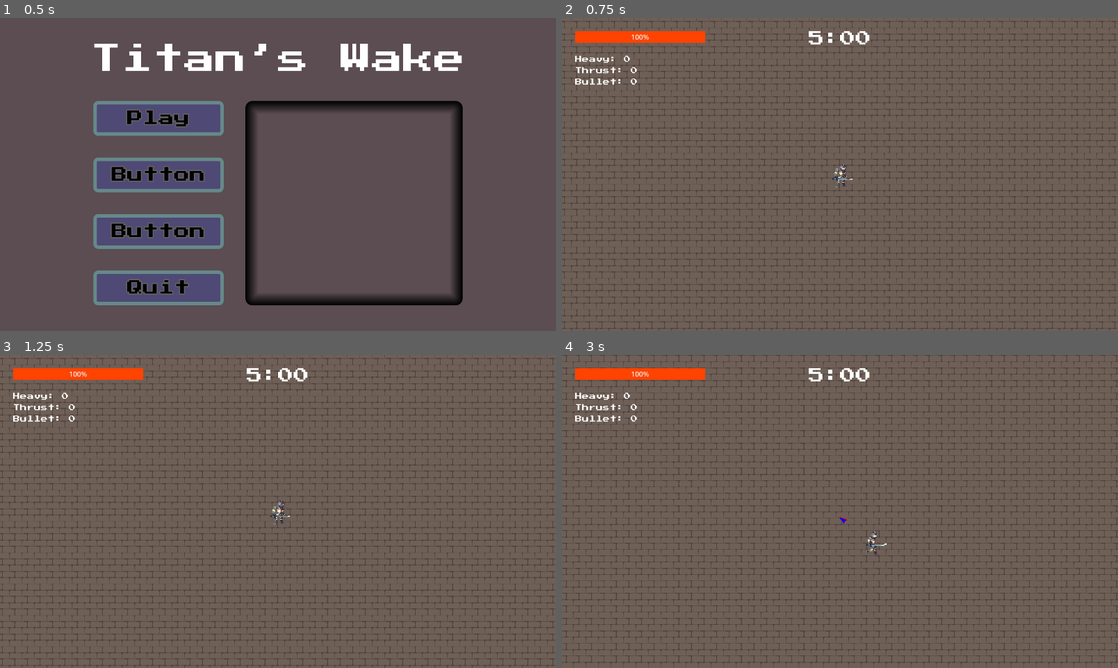
Above: before the commit, frames 1-4 (two rows, left to right).
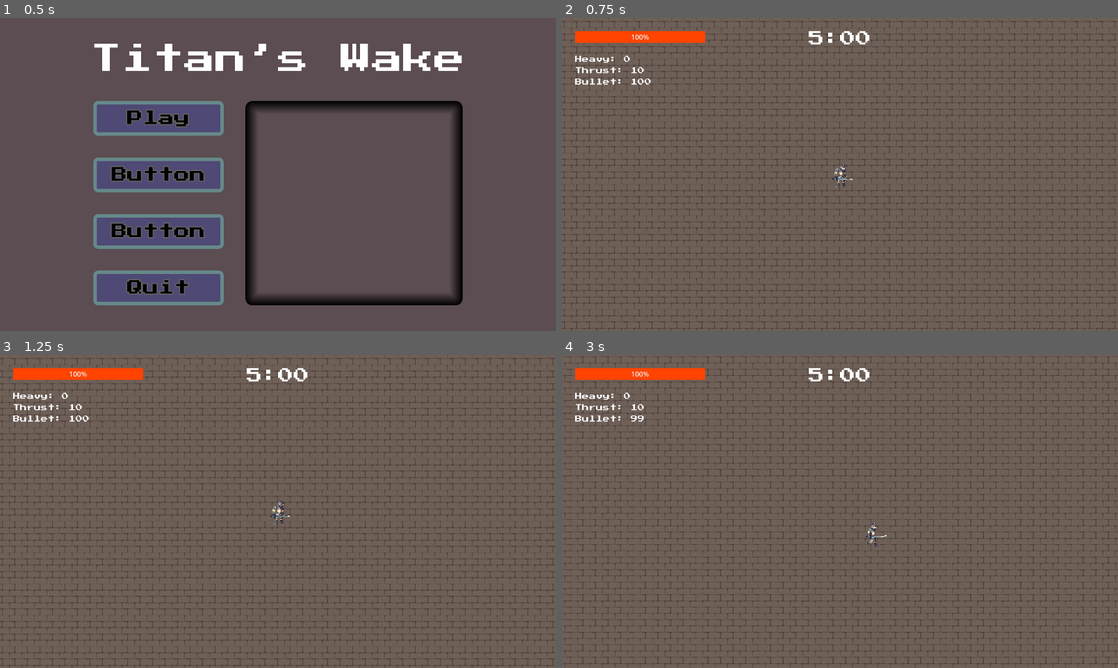
Above: after the commit, the same moments.

Repository: Sai-11011/godot-game-jam
Game: Godot game, scene res://Scenes/start_ui.tscn
The game is run twice, just before and just after one commit, with the same random seed, the same clock (stepped at 60 frames per second) and the same inputs. The engine's default icon, where the game draws it, is replaced by a stand-in: a white triangle on a blue panel in a dark square.
Inputs (mouse positions are in pixels of both pictures, inside the frame that each line leads up to):
- Up to frame 1 (0.5 s): no input
- Up to frame 2 (0.75 s): click "Play" at 0.5 s
- Up to frame 3 (1.25 s): no input
- Up to frame 4 (3 s): tap Enter at 1.25 s; move the mouse to (962, 495) at 1.27 s; hold D (right) 1.28-2.03 s; click (962, 495) at 1.35 s; tap L (bullet, bound only after the commit) at 1.55, 2.1 s; move the mouse to (728, 527) at 2.02 s; hold S (down) 2.03-2.78 s; tap H (heavy, bound only after the commit) at 2.3, 2.85 s; move the mouse to (895, 442) at 2.77 s; hold D (right) from 2.78 s (still down)

Frame 1 is identical in both runs. In frame 2, less than 0.1% of the frame differs, in the area x 12-16%, y 15-22%; in frame 3, less than 0.1%; in frame 4, 14%, in the area x 0-100%, y 0-100%.

Commit message:
all attacks now working.

Diff:
--- /dev/null
+++ b/Scenes/bullet.tscn
@@ -0,0 +1,22 @@
+[gd_scene format=3 uid="uid://bbmy6821audd1"]
+
+[ext_resource type="Script" uid="uid://dq28t0hg3qn5" path="res://Scripts/bullet.gd" id="1_xjght"]
+
+[sub_resource type="CircleShape2D" id="CircleShape2D_oduel"]
+radius = 5.0
+
+[sub_resource type="SphereMesh" id="SphereMesh_ycag2"]
+radius = 5.0
+height = 10.0
+
+[node name="Bullet" type="Area2D" unique_id=2056501857]
+script = ExtResource("1_xjght")
+
+[node name="CollisionShape2D" type="CollisionShape2D" parent="." unique_id=56855540]
+shape = SubResource("CircleShape2D_oduel")
+
+[node name="MeshInstance2D" type="MeshInstance2D" parent="." unique_id=475020638]
+modulate = Color(0, 1, 0, 1)
+mesh = SubResource("SphereMesh_ycag2")
+
+[connection signal="body_entered" from="." to="." method="_on_body_entered"]
--- a/Scenes/player.tscn
+++ b/Scenes/player.tscn
@@ -217,6 +217,33 @@
 "name": &"walk_up",
 "speed": 5.0
 }]
+
+[sub_resource type="CapsuleShape2D" id="CapsuleShape2D_x3wgy"]
+
+[sub_resource type="Gradient" id="Gradient_x3wgy"]
+colors = PackedColorArray(0.9647059, 0.18039216, 0, 0.50980395, 1, 0, 0, 0)
+
+[sub_resource type="GradientTexture1D" id="GradientTexture1D_3smsa"]
+gradient = SubResource("Gradient_x3wgy")
+
+[sub_resource type="Curve" id="Curve_x3wgy"]
+_data = [Vector2(0, 0), 0.0, 0.0, 0, 0, Vector2(1, 1), 0.0, 0.0, 0, 0]
+point_count = 2
+
+[sub_resource type="CurveTexture" id="CurveTexture_3smsa"]
+curve = SubResource("Curve_x3wgy")
+
+[sub_resource type="ParticleProcessMaterial" id="ParticleProcessMaterial_8erm5"]
+particle_flag_disable_z = true
+emission_shape = 1
+emission_sphere_radius = 15.0
+angular_velocity_min = -90.000015
+angular_velocity_max = 89.999985
+gravity = Vector3(0, -98, 0)
+scale_min = 3.0
+scale_max = 5.0
+scale_curve = SubResource("CurveTexture_3smsa")
+color_ramp = SubResource("GradientTexture1D_3smsa")
 
 [node name="Player" type="CharacterBody2D" unique_id=1455887580]
 y_sort_enabled = true
@@ -243,7 +270,7 @@
 [node name="PlayerAnimation" type="AnimatedSprite2D" parent="." unique_id=844829674]
 position = Vector2(-1, 12)
 sprite_frames = SubResource("SpriteFrames_f1ek2")
-animation = &"walk_down"
+animation = &"idle_right"
 autoplay = "idle_right"
 offset = Vector2(3, -12)
 
@@ -263,3 +290,18 @@
 polygon = PackedVector2Array(44, -3, 46, 0, 44, 3, 55, 0)
 
 [node name="HUD" parent="." unique_id=130902195 instance=ExtResource("4_vgqql")]
+
+[node name="ThrustHitbox" type="Area2D" parent="." unique_id=2076225368]
+monitoring = false
+
+[node name="CollisionShape2D" type="CollisionShape2D" parent="ThrustHitbox" unique_id=1332630398]
+shape = SubResource("CapsuleShape2D_x3wgy")
+
+[node name="HeavyBuffParticles" type="GPUParticles2D" parent="." unique_id=54943065]
+position = Vector2(0, 16)
+emitting = false
+amount = 30
+sub_emitter = NodePath(".")
+process_material = SubResource("ParticleProcessMaterial_8erm5")
+
+[connection signal="body_entered" from="ThrustHitbox" to="." method="_on_thrust_hit_box_body_entered"]
--- a/Scenes/shard_spawner.tscn
+++ b/Scenes/shard_spawner.tscn
@@ -6,4 +6,3 @@
 script = ExtResource("1_wird5")
 
 [node name="SpawnTimer" type="Timer" parent="." unique_id=484002595]
-autostart = true
--- a/Scenes/slash.tscn
+++ b/Scenes/slash.tscn
@@ -16,3 +16,6 @@
 [node name="Timer" type="Timer" parent="." unique_id=1745272830]
 wait_time = 0.15
 autostart = true
+
+[connection signal="body_entered" from="." to="." method="_on_body_entered"]
+[connection signal="timeout" from="Timer" to="." method="_on_timer_timeout"]
--- /dev/null
+++ b/Scripts/bullet.gd
@@ -0,0 +1,46 @@
+extends Area2D
+
+var target_pos: Vector2
+var explosion_radius: float = 100.0 # How wide the spread damage is
+var damage: float = 50
+var speed: float = 700.0
+
+func _ready():
+	scale = Vector2(0.3, 0.3) #small to big
+	var pulse_tween = create_tween().set_loops()
+	pulse_tween.tween_property(self, "scale", Vector2(1.2, 1.2), 0.2).set_trans(Tween.TRANS_SINE)
+	pulse_tween.tween_property(self, "scale", Vector2(1.0, 1.0), 0.2).set_trans(Tween.TRANS_SINE)
+	var tween = create_tween()
+	tween.tween_interval(0.5)
+
+	# CALCULATE TRAVEL TIME (Distance divided by Speed)
+	var travel_time = global_position.distance_to(target_pos) / speed
+
+	tween.tween_property(self, "global_position", target_pos, travel_time).set_trans(Tween.TRANS_LINEAR)
+	tween.tween_callback(explode)
+
+func _on_body_entered(body: Node2D):
+	if body.is_in_group("Enemy"):
+		explode()
+
+func explode():
+	set_deferred("monitoring", false)
+
+	var tween = create_tween()
+	tween.tween_property(self, "scale", Vector2(3.0, 3.0), 0.2)
+	tween.tween_property(self, "modulate:a", 0.0, 0.2)
+	tween.tween_callback(queue_free)
+
+	# SPREAD DAMAGE & KNOCKBACK MATH
+	var enemies = get_tree().get_nodes_in_group("Enemy")
+	for enemy in enemies:
+		if global_position.distance_to(enemy.global_position) <= explosion_radius:
+
+			# Check for the correct function name!
+			if enemy.has_method("take_damage"):
+				if PlayerData.heavy_is_active :
+					enemy.take_damage(damage*5)
+				else:
+					enemy.take_damage(damage)
+				# Apply your global knockback
+				PlayerData.apply_knockback(enemy, global_position, "bullet")
--- a/Scripts/enemy_spawner.gd
+++ b/Scripts/enemy_spawner.gd
@@ -3,26 +3,25 @@
 @onready var slime_scene: PackedScene = load(Global.SCENES.slime)
 @export var player: CharacterBody2D
 
-const SPAWN_RADIUS: float = 300.0
+const SPAWN_RADIUS: float = 400.0
 
 func _ready():
 	$EnemySpawnTimer.timeout.connect(_on_enemy_spawn_timer_timeout)
 
 func _on_enemy_spawn_timer_timeout():
+	spawn_slime()
+
+func spawn_slime():
 	if slime_scene == null or player == null:
 		push_error("Slime Scene or Player is missing in the Inspector!")
 		return
 
 	var new_slime = slime_scene.instantiate()
-
-	# Randomize the Slime Color Preference
 	var available_colors = ["red", "blue", "green"]
 	var chosen_color = available_colors[randi() % available_colors.size()]
 
-	# Assign the color to the variable we made in slime.gd
 	new_slime.slime_color = chosen_color
 
-	# Calculate a Random Position around the Player (The "Donut" math)
 	var random_angle = randf_range(0.0, TAU)
 	var spawn_offset = Vector2.RIGHT.rotated(random_angle) * SPAWN_RADIUS
 
--- a/Scripts/global.gd
+++ b/Scripts/global.gd
@@ -8,23 +8,24 @@
 	"shards":"uid://c2ibw0tgue5r6",
 	"shard_spawner":"uid://lpy8gwja1wd3",
 	"slime":"uid://rgk1e6hvv0pp",
-	"slash":"uid://u1prav8aslt0"
+	"slash":"uid://u1prav8aslt0",
+	"bullet":"uid://bbmy6821audd1"
 }
 
 # ENEMY DATA
 var  enemies_data := {
 	"slime":{
-		"speed" : 240,
+		"speed" : 130,
 		"damage" : 0,
-		"base_health" : 20
+		"base_health" : 30
 	},
 	"eye":{
-		"speed" : 220,
+		"speed" : 100,
 		"damage" : 30,
 		"base_health" : 60
 	},
 	"sheild":{
-		"speed" : 120,
+		"speed" : 80,
 		"damage" : 10,
 		"base_health" : 150
 	},
--- a/Scripts/player.gd
+++ b/Scripts/player.gd
@@ -4,14 +4,18 @@
 @onready var blue_pointer = $Compass/Blue
 @onready var green_pointer = $Compass/Green
 @onready var sprite = $PlayerAnimation
+@onready var thrust_hitbox = $ThrustHitbox
+@onready var heavy_particles =  $HeavyBuffParticles
 #STATS
 var attack_stats := PlayerData.attack_stats
 var acceleration = 800
 var friction = 900
 var can_attack: bool = true
+var can_heavy_attack: bool = true
 var facing_dir: String = "right"
 #SCENES
 var slash_scene: PackedScene = load(Global.SCENES.slash)
+var bullet_scene: PackedScene = load(Global.SCENES.bullet)
 
 func _physics_process(delta: float) -> void:
 	# MOVEMENT LOGIC
@@ -42,6 +46,12 @@
 
 	if Input.is_action_just_pressed("attack"):
 		perform_base_attack()
+	if Input.is_action_just_pressed("thrust"):
+		perform_thrust_attack()
+	if Input.is_action_just_pressed("bullet"):
+		perform_bullet_attack()
+	if Input.is_action_just_pressed("heavy"): # Make sure to map "heavy" in your Input Map!
+		perform_heavy_attack()
 
 # UI ARROWS
 func update_compass(pointer: Polygon2D, target_color: String):
@@ -92,6 +102,147 @@
 	await get_tree().create_timer(cooldown_time).timeout
 	can_attack = true
 
+func perform_thrust_attack():
+	if not can_attack or PlayerData.attacks["blue"] <= 0:
+		return
+
+	can_attack = false
+	PlayerData.attacks["blue"] -= 1
+
+	var thrust_stats = PlayerData.attack_stats.thrust
+	var thrust_range = thrust_stats["range"]
+	var attack_duration = thrust_stats["attack_time"]
+	var cooldown_time = thrust_stats["cooldown"]
+
+	# Get the direction with the most enemies!
+	var dash_dir = get_best_thrust_direction(thrust_range)
+
+	if dash_dir == Vector2.ZERO:
+		if facing_dir == "right": dash_dir = Vector2.RIGHT
+		elif facing_dir == "left": dash_dir = Vector2.LEFT
+		elif facing_dir == "up": dash_dir = Vector2.UP
+		elif facing_dir == "down": dash_dir = Vector2.DOWN
+	var target_pos = global_position + (dash_dir * thrust_range)
+	var tween = create_tween()
+	tween.tween_property(self, "global_position", target_pos, attack_duration).set_trans(Tween.TRANS_QUAD).set_ease(Tween.EASE_OUT)
+
+	var hit_radius = 40.0
+	var enemies = get_tree().get_nodes_in_group("Enemy")
+
+	for enemy in enemies:
+		# This Godot math function draws a perfect, unbroken line from start to finish
+		var closest_point = Geometry2D.get_closest_point_to_segment(enemy.global_position, global_position, target_pos)
+
+		if closest_point.distance_to(enemy.global_position) <= hit_radius:
+			if enemy.has_method("take_damage"):
+				enemy.take_damage(PlayerData.current_damage)
+				PlayerData.apply_knockback(enemy, global_position, "thrust")
+
+	# GHOST TRAIL LOGIC
+	while tween.is_running():
+		spawn_ghost_trail()
+		await get_tree().create_timer(0.03).timeout
+
+	# RESTORE ATTACK ABILITY AFTER COOLDOWN
+	await get_tree().create_timer(cooldown_time).timeout
+	can_attack = true
+
+func perform_bullet_attack():
+	if not can_attack or bullet_scene == null or PlayerData.attacks["green"] <= 0:
+		return
+
+	can_attack = false
+	PlayerData.attacks["green"] -= 1
+
+	var bullet_stats = PlayerData.attack_stats.bullet
+	var bullet_range = bullet_stats["range"]
+	var cooldown_time = bullet_stats["cooldown"]
+
+	var target_pos = get_best_bullet_target_pos(bullet_range)
+
+	# Spawn the bullet
+	var bullet = bullet_scene.instantiate()
+	var spawn_offset = Vector2.ZERO
+	if facing_dir == "right": spawn_offset = Vector2.RIGHT * 20.0
+	elif facing_dir == "left": spawn_offset = Vector2.LEFT * 20.0
+	elif facing_dir == "up": spawn_offset = Vector2.UP * 20.0
+	elif facing_dir == "down": spawn_offset = Vector2.DOWN * 20.0
+
+	bullet.global_position = global_position + spawn_offset
+	bullet.target_pos = target_pos
+
+	get_tree().current_scene.add_child(bullet)
+
+	# Start the cooldown
+	await get_tree().create_timer(cooldown_time).timeout
+	can_attack = true
+
+func perform_heavy_attack():
+	if not can_heavy_attack or PlayerData.attacks["red"] <= 0:
+		return
+
+	can_heavy_attack = false
+	PlayerData.attacks["red"] -= 1
+
+	var buff_duration = PlayerData.attack_stats["high"]["attack_time"]
+	var cooldown_time = PlayerData.attack_stats["high"]["cooldown"]
+
+	# 1. TURN ON THE POWER UP
+	heavy_particles.emitting = true
+	PlayerData.current_damage *= 5.0 # DOUBLE DAMAGE!
+	sprite.modulate = Color(1.5, 0.5, 0.5)
+	PlayerData.heavy_is_active = true
+
+	# 2. WAIT FOR BUFF TO END (You can still use other attacks during this time!)
+	await get_tree().create_timer(buff_duration).timeout
+
+	# 3. TURN OFF THE POWER UP
+	heavy_particles.emitting = false
+	sprite.modulate = Color.WHITE
+
+	# Safely reset damage based on your current shards
+	PlayerData.apply_stats()
+	PlayerData.heavy_is_active = false
+	# 4. START COOLDOWN
+	await get_tree().create_timer(cooldown_time).timeout
+	can_heavy_attack = true
+
+# AUTO TARGETS FORM HERE
+func get_best_thrust_direction(attack_range: float) -> Vector2:
+	var enemies = get_tree().get_nodes_in_group("Enemy")
+	var enemies_in_range = []
+	# 1. Gather all enemies close enough to hit
+	for enemy in enemies:
+		if global_position.distance_to(enemy.global_position) <= attack_range:
+			enemies_in_range.append(enemy)
+	if enemies_in_range.is_empty():
+		return Vector2.ZERO
+	# 2. The 8 possible dash directions
+	var directions_to_check = [
+		Vector2.UP, Vector2.DOWN, Vector2.LEFT, Vector2.RIGHT,
+		Vector2(1, 1).normalized(), Vector2(1, -1).normalized(),
+		Vector2(-1, 1).normalized(), Vector2(-1, -1).normalized()
+	]
+	var best_dir = Vector2.ZERO
+	var max_hit_count = -1
+	# 3. Score each direction to see which catches the most enemies
+	for dir in directions_to_check:
+		var current_hit_count = 0
+
+		for enemy in enemies_in_range:
+			var dir_to_enemy = global_position.direction_to(enemy.global_position)
+
+			# The dot product checks if the enemy is roughly in front of this direction
+			# > 0.8 means they are inside a narrow line/cone in that direction
+			if dir.dot(dir_to_enemy) > 0.8:
+				current_hit_count += 1
+
+		if current_hit_count > max_hit_count:
+			max_hit_count = current_hit_count
+			best_dir = dir
+
+	return best_dir
+
 func get_closest_enemy(attack_range: float) -> Node2D:
 	var enemies = get_tree().get_nodes_in_group("Enemy")
 	var closest_enemy = null
@@ -104,3 +255,66 @@
 			closest_enemy = enemy
 
 	return closest_enemy
+
+func get_best_bullet_target_pos(attack_range: float) -> Vector2:
+	var enemies = get_tree().get_nodes_in_group("Enemy")
+	var enemies_in_range = []
+
+	# Calculate the exact world boundaries of the player's screen
+	var screen_rect = get_viewport_rect()
+	var transform_inv = get_canvas_transform().affine_inverse()
+	var top_left = transform_inv * screen_rect.position
+	var bottom_right = transform_inv * (screen_rect.position + screen_rect.size)
+	var camera_rect = Rect2(top_left, bottom_right - top_left)
+
+	# 1. Gather all enemies close enough to shoot AND currently visible on screen
+	for enemy in enemies:
+		if global_position.distance_to(enemy.global_position) <= attack_range:
+			# Only add them if they are inside the camera rectangle!
+			if camera_rect.has_point(enemy.global_position):
+				enemies_in_range.append(enemy)
+
+	# 2. If nobody is around, just shoot straight ahead to our max range!
+	if enemies_in_range.is_empty():
+		var default_dir = Vector2.ZERO
+		if facing_dir == "right": default_dir = Vector2.RIGHT
+		elif facing_dir == "left": default_dir = Vector2.LEFT
+		elif facing_dir == "up": default_dir = Vector2.UP
+		elif facing_dir == "down": default_dir = Vector2.DOWN
+		return global_position + (default_dir * attack_range)
+
+	# 3. Score each enemy based on how many friends are near them
+	var best_target_pos = enemies_in_range[0].global_position
+	var max_cluster_size = -1
+	var explosion_radius = 100.0
+
+	for potential_target in enemies_in_range:
+		var cluster_size = 0
+
+		for other_enemy in enemies_in_range:
+			if potential_target.global_position.distance_to(other_enemy.global_position) <= explosion_radius:
+				cluster_size += 1
+
+		if cluster_size > max_cluster_size:
+			max_cluster_size = cluster_size
+			best_target_pos = potential_target.global_position
+
+	return best_target_pos
+# effects
+func spawn_ghost_trail():
+	var ghost = Sprite2D.new()
+	# Grab the exact frame of animation the player is currently in
+	ghost.texture = sprite.sprite_frames.get_frame_texture(sprite.animation, sprite.frame)
+	ghost.global_position = global_position
+
+	get_tree().current_scene.add_child(ghost)
+
+	ghost.modulate = Color(0.695, 0.719, 1.0, 0.78)
+	var tween = create_tween()
+	tween.tween_property(ghost, "modulate:a", 0.0, 0.4)
+	tween.tween_callback(ghost.queue_free)
+
+func _on_thrust_hit_box_body_entered(body: Node2D) -> void:
+	if body.is_in_group("Enemy"):
+		if body.has_method("take_damage"):
+			body.take_damage(PlayerData.current_damage)
--- a/Scripts/player_data.gd
+++ b/Scripts/player_data.gd
@@ -7,11 +7,18 @@
 	"green": 0,
 	"top": 0
 }
+# KNOCKBACK FORCE
+var knockback_forces := {
+	"slash": 300.0,
+	"thrust": 800.0,
+	"bullet": 900.0
+}
+
 # ATTACK INVENTORY
 var attacks := {
 	"red":0,
-	"blue":0,
-	"green":0
+	"blue":10,
+	"green":100
 }
 
 var attack_stats := {
@@ -42,8 +49,9 @@
 var current_health: int = 100
 var base_damage: float = 20.0
 var current_damage: float = 20.0
-var base_speed: float = 250.0
-var current_speed: float = 250.0
+var base_speed: float = 150.0
+var current_speed: float = 150.0
+var heavy_is_active :bool = false
 
 # SHARD CAPS & MULTIPLIERS
 const MAX_SPEED_BONUS: float = 1 # +100% max
@@ -89,3 +97,14 @@
 func increase_enemy_difficulty():
 	enemy_stat_multiplier += 0.05
 	print("Difficulty Increased! Multiplier is now: ", enemy_stat_multiplier)
+
+func apply_knockback(enemy: Node2D, source_pos: Vector2, attack_type: String):
+	# Make sure the enemy actually has the knockback function
+	if enemy.has_method("receive_knockback"):
+		var force = knockback_forces.get(attack_type, 0.0)
+		var push_dir = source_pos.direction_to(enemy.global_position)
+		if push_dir == Vector2.ZERO:
+			push_dir = Vector2.RIGHT.rotated(randf() * TAU)
+		var knockback_vector = push_dir * force
+
+		enemy.receive_knockback(knockback_vector)
--- a/Scripts/shards.gd
+++ b/Scripts/shards.gd
@@ -14,7 +14,7 @@
 	elif shard_type == "green":
 		visual_rect.color = Color.GREEN
 
-	Global.apply_levitation(visual_rect, 8.0, 1.2)
+	Global.apply_levitation(visual_rect, 12.0, 1.0)
 
 func _on_body_entered(body: Node2D):
 	if is_claimed:
@@ -23,6 +23,7 @@
 	if body.name == "Player":
 		is_claimed = true # Lock it!
 		PlayerData.collect_shard(shard_type)
+		PlayerData.apply_stats()
 		queue_free()
 
 	elif body.is_in_group("slime"):
--- a/Scripts/slash.gd
+++ b/Scripts/slash.gd
@@ -1,10 +1,6 @@
 extends Area2D
 
 var speed: float = 600.0
-
-func _ready():
-	$Timer.timeout.connect(_on_timer_timeout)
-	body_entered.connect(_on_body_entered)
 
 func _physics_process(delta: float):
 	var forward_direction = Vector2.RIGHT.rotated(rotation)
@@ -14,7 +10,11 @@
 	queue_free()
 
 func _on_body_entered(body: Node2D):
-	# Check if the thing we hit is an enemy
 	if body.is_in_group("Enemy"):
 		if body.has_method("take_damage"):
 			body.take_damage(PlayerData.current_damage)
+
+			# Grab the exact forward direction of the slash
+			var push_direction = Vector2.RIGHT.rotated(rotation)
+			var force = PlayerData.knockback_forces["slash"]
+			body.receive_knockback(push_direction * force)
--- a/Scripts/slime.gd
+++ b/Scripts/slime.gd
@@ -1,4 +1,6 @@
 extends CharacterBody2D
+
+var knockback_velocity: Vector2 = Vector2.ZERO
 
 @onready var anim = $AnimatedSprite2D
 var stats =Global.enemies_data.slime
@@ -7,10 +9,10 @@
 var current_shard: Node2D = null
 var speed: float
 var is_eating: bool = false
-var facing_dir: String = "down" # Remembers where to bite!
+var facing_dir: String = "down"
 
 func _ready():
-	# 1. Color the sprites
+	# Color the sprites
 	add_to_group("slime")
 	if slime_color == "red":
 		anim.modulate = Color.LIGHT_SALMON
@@ -21,30 +23,33 @@
 
 	speed = stats["speed"]
 
-func _physics_process(_delta):
-	if is_eating:
-		return
-	var target_shard = get_nearest_matching_shard()
-
-	if target_shard:
-		var direction = global_position.direction_to(target_shard.global_position)
-		velocity = direction * speed
-		# 4 dir movement
-		if abs(velocity.x) > abs(velocity.y):
-			if velocity.x > 0:
-				facing_dir = "right"
+func _physics_process(delta):
+	if knockback_velocity != Vector2.ZERO:
+		velocity = knockback_velocity
+		knockback_velocity = knockback_velocity.move_toward(Vector2.ZERO, 3000 * delta)
+	else:
+		if is_eating:
+			return
+		var target_shard = get_nearest_matching_shard()
+		if target_shard:
+			var direction = global_position.direction_to(target_shard.global_position)
+			velocity = direction * speed
+			# 4 dir movement
+			if abs(velocity.x) > abs(velocity.y):
+				if velocity.x > 0:
+					facing_dir = "right"
+				else:
+					facing_dir = "left"
 			else:
-				facing_dir = "left"
+				if velocity.y > 0:
+					facing_dir = "down"
+				else:
+					facing_dir = "up"
+			anim.play("move_" + facing_dir)
 		else:
-			if velocity.y > 0:
-				facing_dir = "down"
-			else:
-				facing_dir = "up"
-		anim.play("move_" + facing_dir)
-		move_and_slide()
-	else:
-		velocity = Vector2.ZERO
-		anim.pause()
+			velocity = Vector2.ZERO
+			anim.pause()
+	move_and_slide()
 
 func get_nearest_matching_shard() -> Node2D:
 	var shards = get_tree().get_nodes_in_group("shards")
@@ -80,8 +85,6 @@
 
 func take_damage(damage_amount: float):
 	health -= damage_amount
-	print("Slime took damage! Remaining health: ", health)
-
 	if health <= 0:
 		die()
 
@@ -89,3 +92,6 @@
 	if is_instance_valid(current_shard):
 		current_shard.is_claimed = false
 	queue_free()
+
+func receive_knockback(force_vector: Vector2):
+	knockback_velocity = force_vector
--- a/project.godot
+++ b/project.godot
@@ -68,6 +68,21 @@
 , Object(InputEventKey,"resource_local_to_scene":false,"resource_name":"","device":-1,"window_id":0,"alt_pressed":false …(183 unchanged characters)…
 ]
 }
+thrust={
+"deadzone": 0.2,
+"events": [Object(InputEventKey,"resource_local_to_scene":false,"resource_name":"","device":-1,"window_id":0,"alt_pressed":false,"shift_pressed":false,"ctrl_pressed":false,"meta_pressed":false,"pressed":false,"keycode":0,"physical_keycode":75,"key_label":0,"unicode":107,"location":0,"echo":false,"script":null)
+]
+}
+bullet={
+"deadzone": 0.2,
+"events": [Object(InputEventKey,"resource_local_to_scene":false,"resource_name":"","device":-1,"window_id":0,"alt_pressed":false,"shift_pressed":false,"ctrl_pressed":false,"meta_pressed":false,"pressed":false,"keycode":0,"physical_keycode":76,"key_label":0,"unicode":108,"location":0,"echo":false,"script":null)
+]
+}
+heavy={
+"deadzone": 0.2,
+"events": [Object(InputEventKey,"resource_local_to_scene":false,"resource_name":"","device":-1,"window_id":0,"alt_pressed":false,"shift_pressed":false,"ctrl_pressed":false,"meta_pressed":false,"pressed":false,"keycode":0,"physical_keycode":72,"key_label":0,"unicode":104,"location":0,"echo":false,"script":null)
+]
+}
 
 [rendering]
 
Not shown, added: Scripts/bullet.gd.uid
